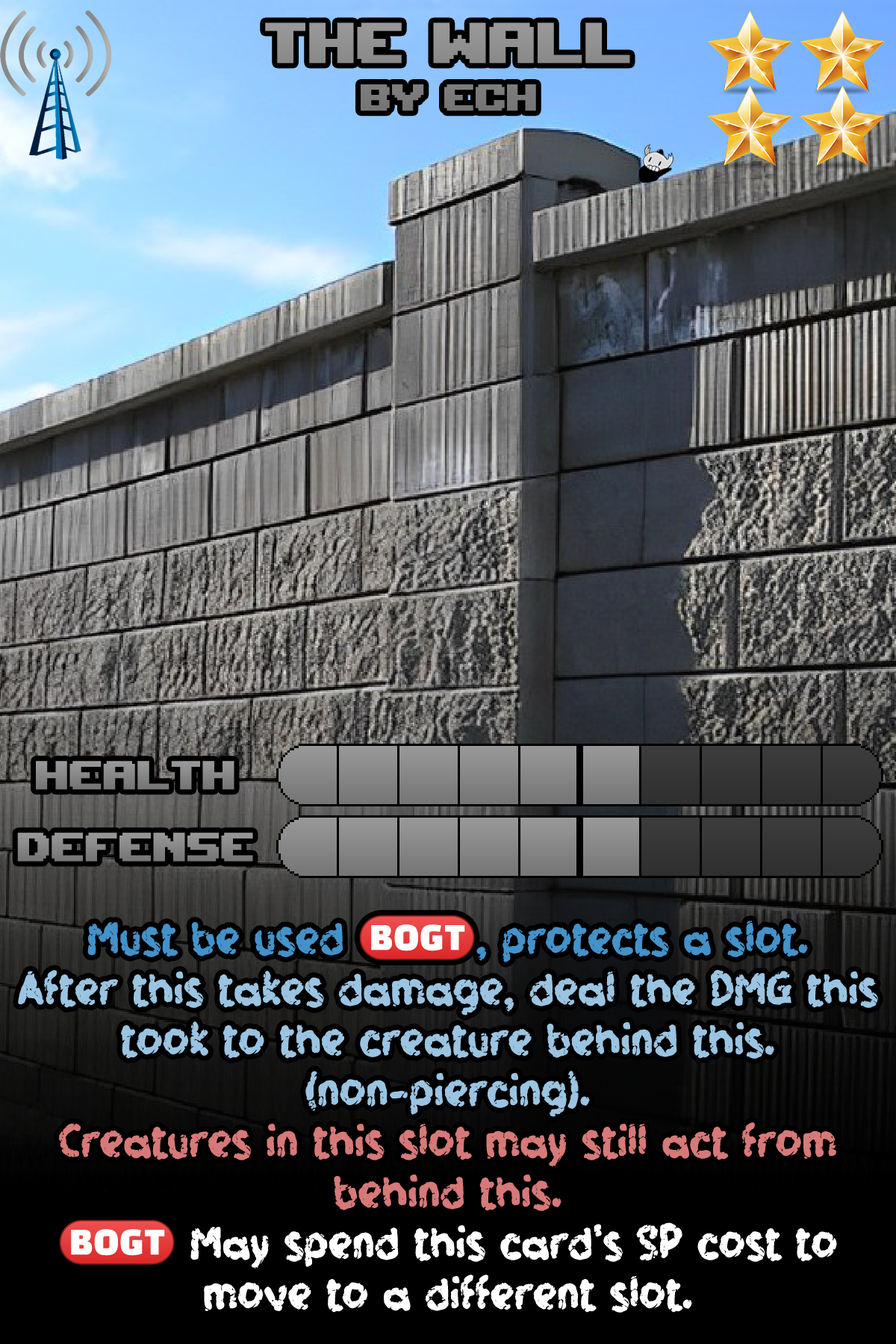
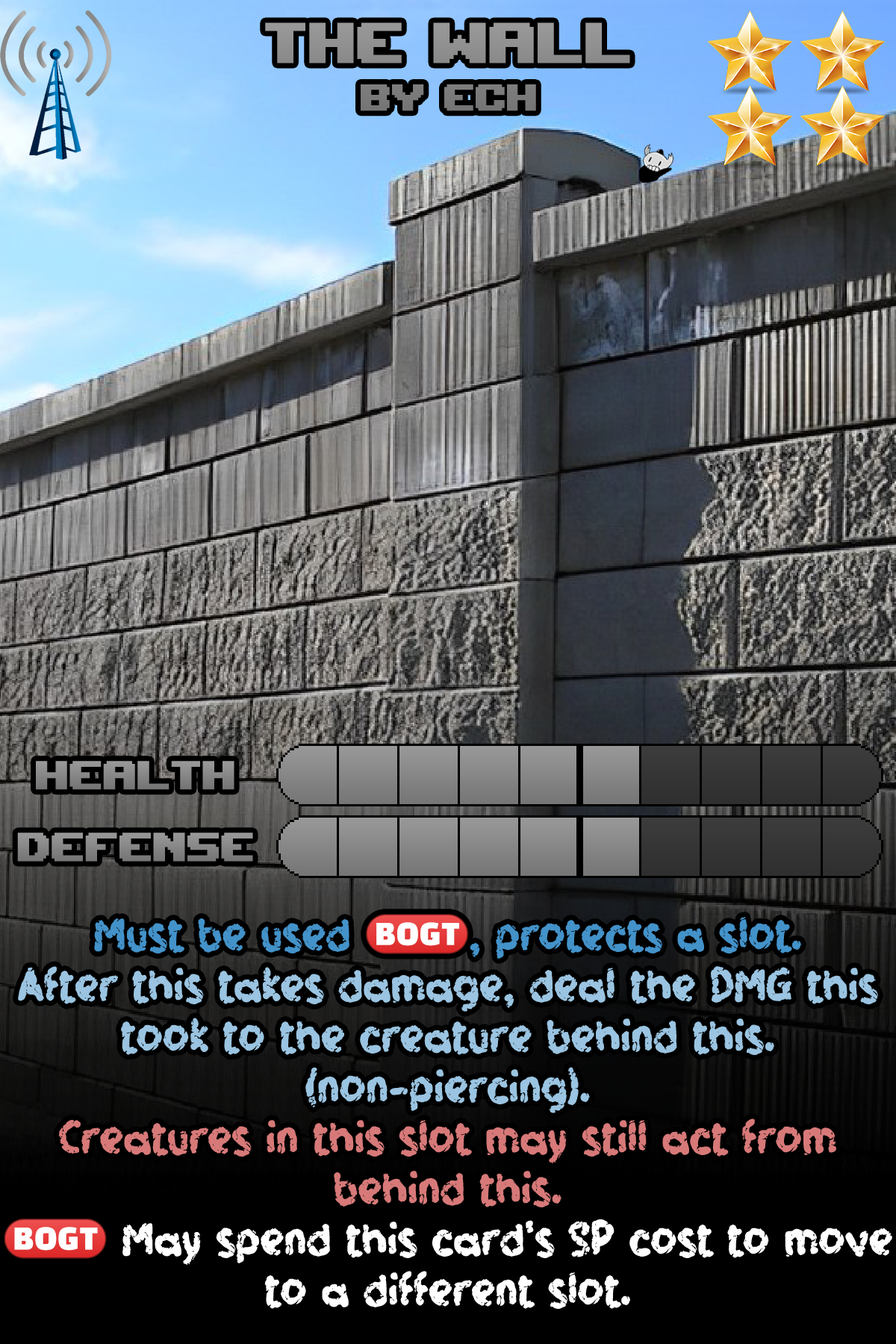
Layer changes from the first 896 × 1344 image to the second:
painted on "Ability" over bbox(3, 913, 892, 1313)
